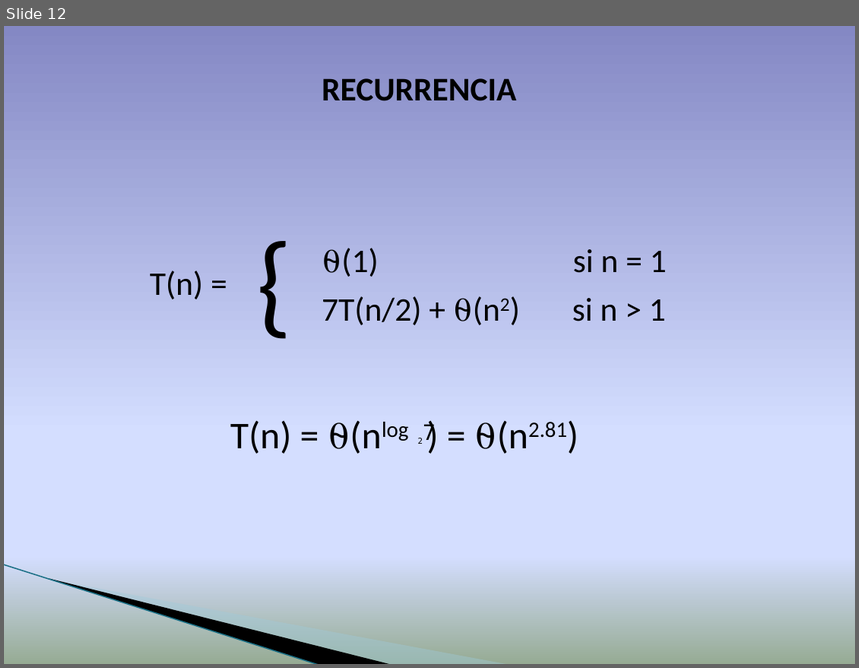
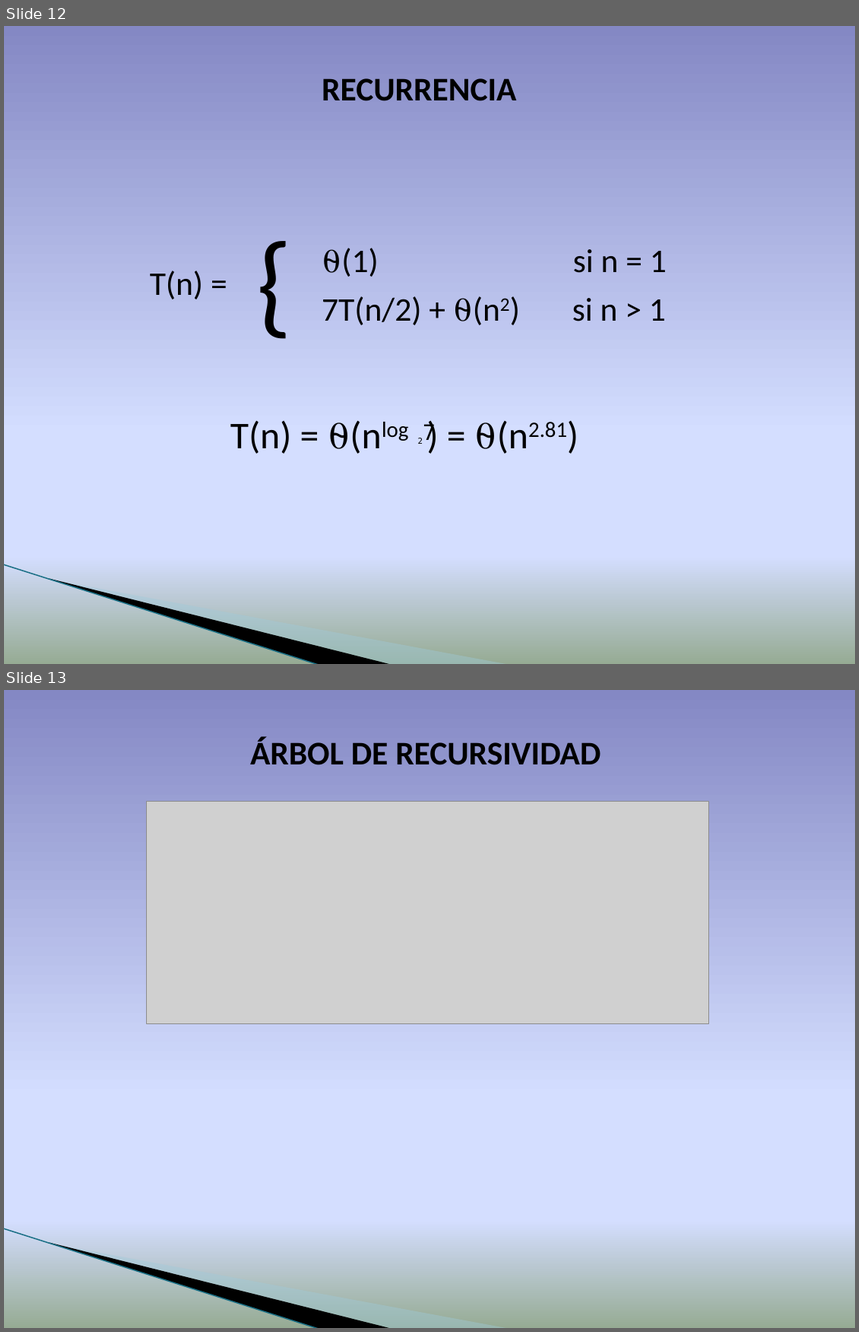
Before and after one commit to alu0100881677/DAA_L2_1_Strassen, a slide deck: Presentation/Algoritmo de Strassen.pptx. Shown one above the other, each under a label of ours: slide 12 before the commit, slides 12 and 13 after it. The pictures are 859x668 and 859x1332 pixels, drawn with LibreOffice and Linux fonts; fonts in the diff are those of the drawing; grey boxes stand for pictures; background and template pictures are left out. Boxes give left, top, right and bottom in pixels: in the first picture for what was removed or moved away, otherwise in the second. Text is boxed around its words. In the diff, an @@ line names an element or a change of style, - is before the commit and + after.

```diff
--- a/Presentation/Algoritmo de Strassen.pptx
+++ b/Presentation/Algoritmo de Strassen.pptx
@@ slide 13 added at bbox=[4, 690, 855, 1328], background gradient #8488C4 to #D4DEFF to #96AB94; not listed: 3 template elements that a slide beside it also shows @@
@@ text added at bbox=[250, 737, 601, 765], 28 pt, text #000000, bold @@
+ÁRBOL DE RECURSIVIDAD
@@ picture added at bbox=[147, 802, 709, 1024] @@
```
Also in this commit, not shown: 1 slide changed, 2 other slides added.
